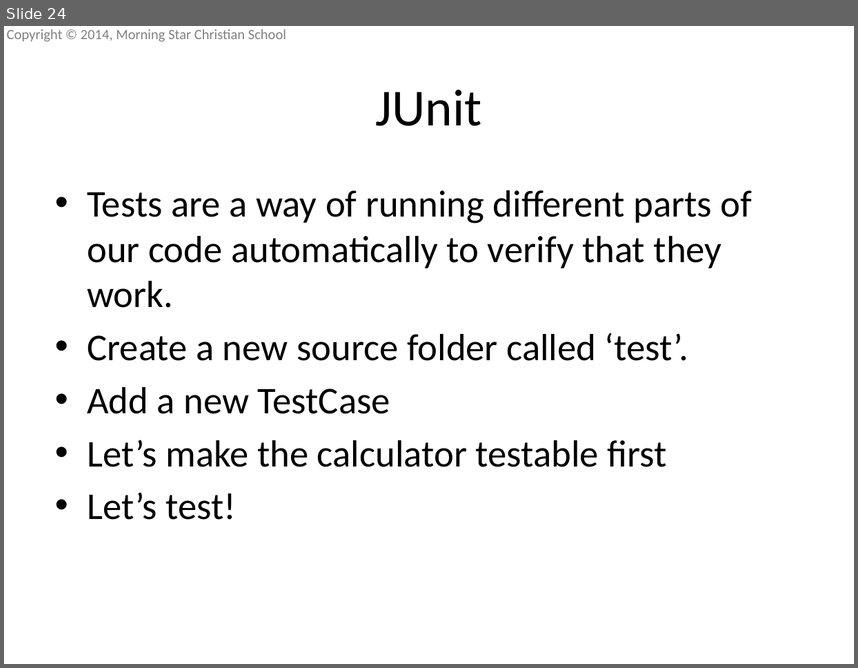
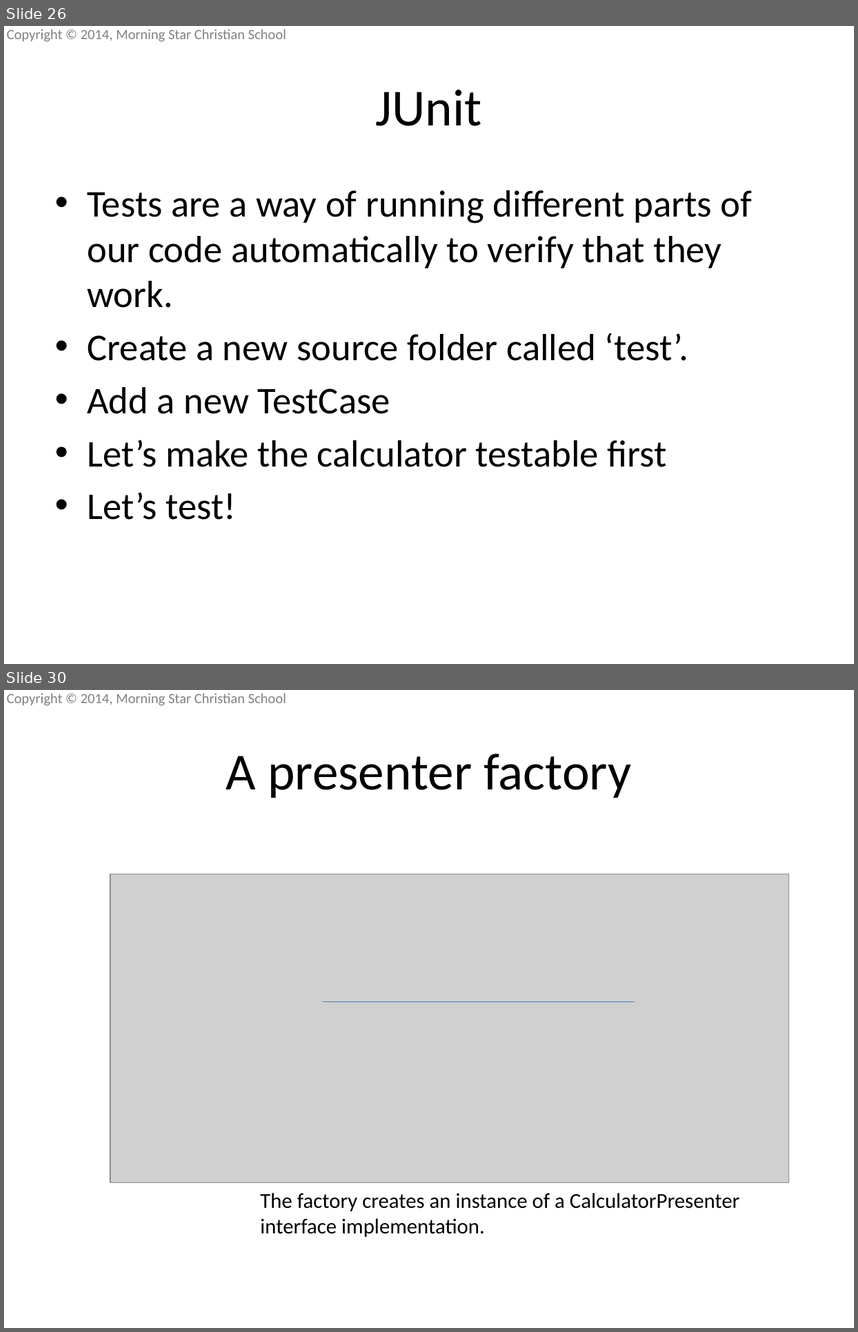
Before and after one commit to mscsbend/presentations, a slide deck: Lesson 3.pptx. Shown one above the other, each under a label of ours: slide 24 before the commit, slides 26 and 30 after it; the slides between them are not shown. The pictures are 858x668 and 858x1332 pixels, drawn with LibreOffice and Linux fonts; fonts in the diff are those of the drawing; grey boxes stand for pictures; background and template pictures are left out. Boxes give left, top, right and bottom in pixels: in the first picture for what was removed or moved away, otherwise in the second. Text is boxed around its words. In the diff, an @@ line names an element or a change of style, - is before the commit and + after.

```diff
--- a/Lesson 3.pptx
+++ b/Lesson 3.pptx
@@ slide 30 added at [4,690,854,1328], background picture (left out); not listed: 1 template element that a slide beside it also shows @@
@@ title added at [226,753,631,798], 44 pt, text #000000 @@
+A presenter factory
@@ picture added at [110,874,789,1182] @@
@@ line added from (323, 1002) to (635, 1002), #4B7EBC 0.75 pt @@
@@ text added at [260,1192,740,1236], 18 pt, text #000000 @@
+The factory creates an instance of a CalculatorPresenter
+interface implementation.
@@ what was slide 24 is now slide 26 @@
```
Also in this commit, not shown: 7 slides changed, 7 other slides added.
